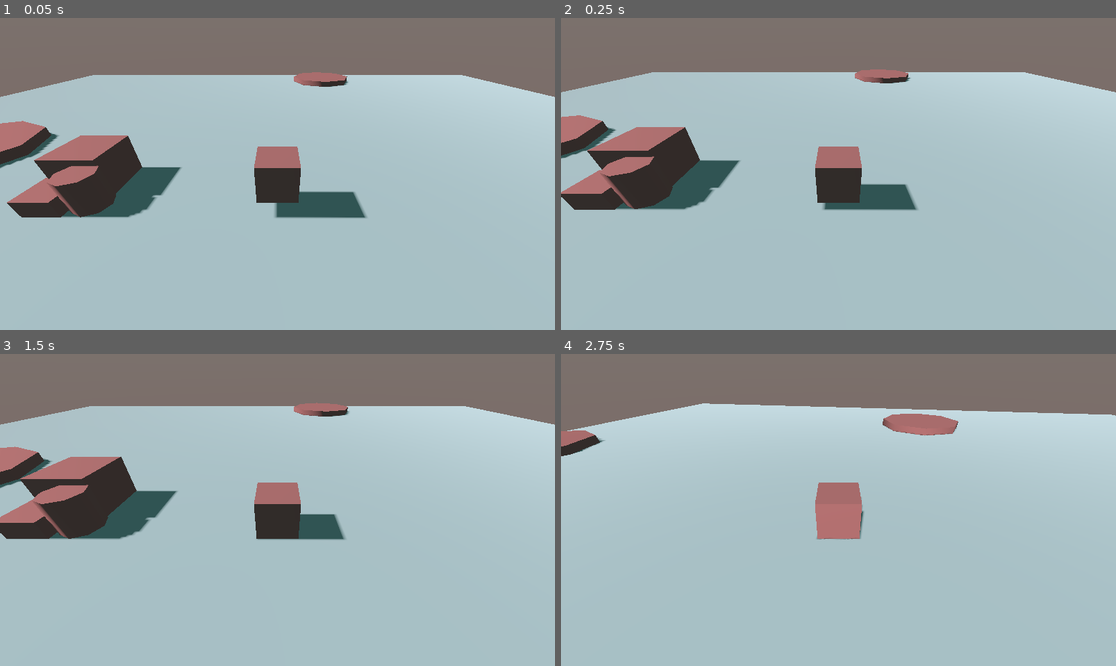
Above: before the commit, frames 1-4 (two rows, left to right).
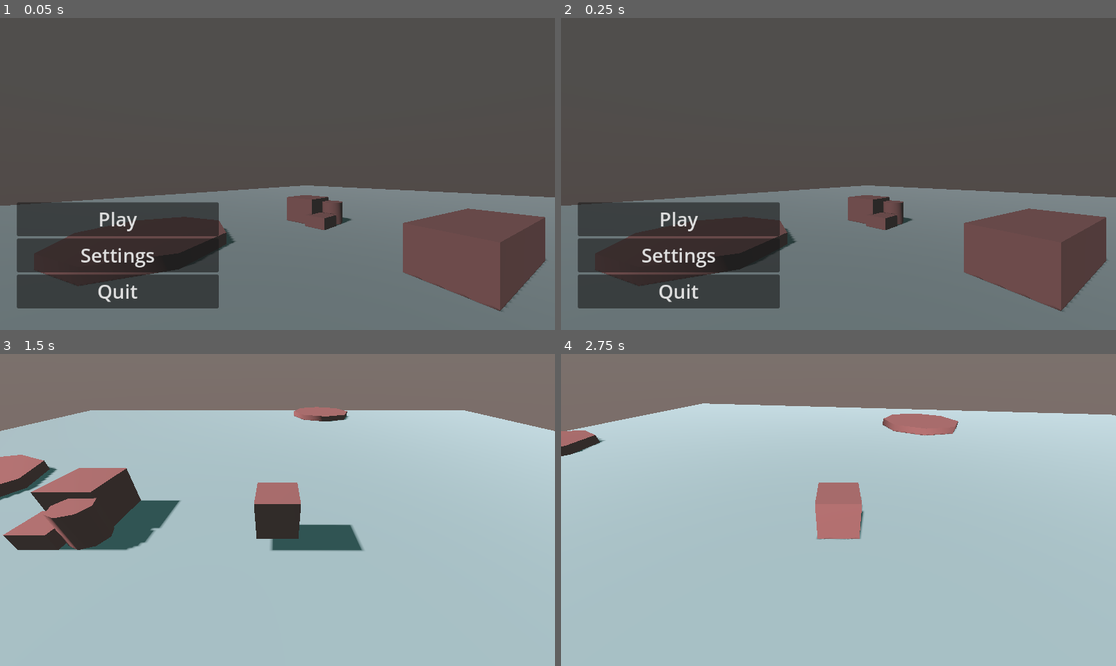
Above: after the commit, the same moments.

Repository: johnthadeouz/sea-mailman
Game: Godot game, scene res://Scenes/Screens/MainMenu.tscn
Two runs of this game, one before a commit and one after it. Both use one fixed random seed, a clock stepped at 60 frames per second and the inputs below. Before the commit the project starts from res://ingame.tscn.
Inputs (mouse positions are in pixels of both pictures, inside the frame that each line leads up to):
- Up to frame 1 (0.05 s): no input
- Up to frame 2 (0.25 s): no input
- Up to frame 3 (1.5 s): click (116, 591) at 0.5 s, where only the run after the commit has a clickable "Settings"; click (116, 556) at 1.25 s, where only the run after the commit has a clickable "Play"
- Up to frame 4 (2.75 s): tap Enter at 2 s; hold D (turn-right) from 2.03 s (still down); hold W (move-front) from 2.03 s (still down)

The runs differ from the first frame. In frame 1, 99% of the frame differs, in the area x 0-100%, y 0-100%; in frame 2, 100%; in frame 3, 7.9%; in frame 4, nothing differs.

Commit message:
MainMenu, Better structure
Added the main menu only the play button works for now, also i added some folders to have a better structure

Diff:
--- /dev/null
+++ b/Assets/placeholder.tres
@@ -0,0 +1,8 @@
+[gd_resource type="FontFile" format=3 uid="uid://b0l0qaefl18ju"]
+
+[resource]
+cache/0/16/0/ascent = 0.0
+cache/0/16/0/descent = 0.0
+cache/0/16/0/underline_position = 0.0
+cache/0/16/0/underline_thickness = 0.0
+cache/0/16/0/scale = 1.0
--- /dev/null
+++ b/Scenes/Screens/MainMenu.tscn
@@ -0,0 +1,112 @@
+[gd_scene load_steps=10 format=3 uid="uid://c56x8a6fojmrx"]
+
+[ext_resource type="Script" uid="uid://c63cl75dx3xx7" path="res://Scripts/main_menu.gd" id="1_60bxw"]
+
+[sub_resource type="StandardMaterial3D" id="StandardMaterial3D_u1gpl"]
+albedo_color = Color(0.568166, 0.972479, 0.99803, 1)
+
+[sub_resource type="PlaneMesh" id="PlaneMesh_7u1fx"]
+material = SubResource("StandardMaterial3D_u1gpl")
+
+[sub_resource type="Gradient" id="Gradient_a1jv6"]
+colors = PackedColorArray(1, 0.645806, 0.615196, 1, 0.957458, 0.930351, 0.894251, 1)
+
+[sub_resource type="GradientTexture2D" id="GradientTexture2D_0bpjf"]
+gradient = SubResource("Gradient_a1jv6")
+fill_from = Vector2(0, 1)
+fill_to = Vector2(0, 0.395604)
+
+[sub_resource type="PanoramaSkyMaterial" id="PanoramaSkyMaterial_f35bi"]
+panorama = SubResource("GradientTexture2D_0bpjf")
+
+[sub_resource type="Sky" id="Sky_p0uuu"]
+sky_material = SubResource("PanoramaSkyMaterial_f35bi")
+
+[sub_resource type="Environment" id="Environment_441x2"]
+background_mode = 2
+background_energy_multiplier = 0.5
+sky = SubResource("Sky_p0uuu")
+
+[sub_resource type="BoxMesh" id="BoxMesh_ckq4q"]
+
+[node name="MainMenu" type="Node3D"]
+script = ExtResource("1_60bxw")
+
+[node name="Env" type="Node3D" parent="."]
+
+[node name="MeshInstance3D" type="MeshInstance3D" parent="Env"]
+transform = Transform3D(20, 0, 0, 0, 20, 0, 0, 0, 20, 0, 0, 0)
+mesh = SubResource("PlaneMesh_7u1fx")
+skeleton = NodePath("../..")
+
+[node name="IslandB" type="CSGCylinder3D" parent="Env"]
+transform = Transform3D(5, 0, 0, 0, 1, 0, 0, 0, 5, -12.0414, -0.603179, -2.71263)
+
+[node name="CSGBox3D" type="CSGBox3D" parent="Env"]
+transform = Transform3D(1, 0, 0, 0, 1, 0, 0, 0, 1, -6, 0, 0)
+
+[node name="CSGBox3D2" type="CSGBox3D" parent="Env"]
+transform = Transform3D(1.5, 0, 0, 0, 1.5, 0, 0, 0, 1.5, -5.46036, 0.425343, -1.0914)
+
+[node name="CSGCylinder3D2" type="CSGCylinder3D" parent="Env"]
+transform = Transform3D(1, 0, 0, 0, 1, 0, 0, 0, 1, -5, 0, 0)
+
+[node name="WorldEnvironment" type="WorldEnvironment" parent="Env"]
+environment = SubResource("Environment_441x2")
+
+[node name="DirectionalLight3D" type="DirectionalLight3D" parent="Env"]
+transform = Transform3D(-0.00372108, 0.613569, -0.789632, 0.00289136, 0.789641, 0.613562, 0.999989, 3.02683e-09, -0.00471237, -9.68634, 6, -0.157907)
+light_color = Color(1, 0.541176, 0.556863, 1)
+shadow_enabled = true
+
+[node name="MeshInstance3D2" type="MeshInstance3D" parent="Env"]
+transform = Transform3D(3.87212, 0, -0.419399, 0, 2.10606, 0, 1.04891, 0, 1.54823, -6.63147, 0.122441, 5.06548)
+mesh = SubResource("BoxMesh_ckq4q")
+
+[node name="Camera3D" type="Camera3D" parent="."]
+transform = Transform3D(0.699252, 0, -0.714876, 0, 1, 0, 0.714876, 0, 0.699252, -13.9277, 2.34701, 5.02283)
+
+[node name="Menu" type="CanvasLayer" parent="."]
+
+[node name="ColorRect" type="ColorRect" parent="Menu"]
+anchors_preset = 15
+anchor_right = 1.0
+anchor_bottom = 1.0
+grow_horizontal = 2
+grow_vertical = 2
+color = Color(0.145098, 0.145098, 0.145098, 0.494118)
+
+[node name="VBoxContainer" type="VBoxContainer" parent="Menu"]
+anchors_preset = -1
+anchor_top = 0.591
+anchor_right = 0.364
+anchor_bottom = 1.0
+offset_left = 35.0
+offset_right = 35.0
+grow_horizontal = 2
+grow_vertical = 0
+theme_override_constants/separation = 5
+
+[node name="Play" type="Button" parent="Menu/VBoxContainer"]
+custom_minimum_size = Vector2(100, 70)
+layout_mode = 2
+theme_override_font_sizes/font_size = 40
+text = "Play"
+
+[node name="Settings" type="Button" parent="Menu/VBoxContainer"]
+custom_minimum_size = Vector2(150, 70)
+layout_mode = 2
+theme_override_font_sizes/font_size = 40
+text = "Settings
+"
+
+[node name="Quit" type="Button" parent="Menu/VBoxContainer"]
+custom_minimum_size = Vector2(150, 70)
+layout_mode = 2
+theme_override_font_sizes/font_size = 40
+text = "Quit
+"
+
+[connection signal="pressed" from="Menu/VBoxContainer/Play" to="." method="_on_play_pressed"]
+[connection signal="pressed" from="Menu/VBoxContainer/Settings" to="." method="_on_settings_pressed"]
+[connection signal="pressed" from="Menu/VBoxContainer/Quit" to="." method="_on_quit_pressed"]
--- a/ingame.tscn
+++ b/Scenes/ingame.tscn
@@ -1,12 +1,12 @@
 [gd_scene load_steps=10 format=3 uid="uid://crjmnfjjo4j16"]
 
-[ext_resource type="PackedScene" uid="uid://dyjawbxftc6wx" path="res://ship.tscn" id="1_0bpjf"]
+[ext_resource type="PackedScene" uid="uid://dyjawbxftc6wx" path="res://Scenes/ship.tscn" id="1_oybcm"]
 
-[sub_resource type="StandardMaterial3D" id="StandardMaterial3D_u1gpl"]
+[sub_resource type="StandardMaterial3D" id="StandardMaterial3D_0bpjf"]
 albedo_color = Color(0.568166, 0.972479, 0.99803, 1)
 
 [sub_resource type="PlaneMesh" id="PlaneMesh_0bpjf"]
-material = SubResource("StandardMaterial3D_u1gpl")
+material = SubResource("StandardMaterial3D_0bpjf")
 
 [sub_resource type="ConcavePolygonShape3D" id="ConcavePolygonShape3D_0bpjf"]
 data = PackedVector3Array(1, 0, 1, -1, 0, 1, 1, 0, -1, -1, 0, 1, -1, 0, -1, 1, 0, -1)
@@ -32,7 +32,7 @@
 
 [node name="Node3D" type="Node3D"]
 
-[node name="Ship" parent="." instance=ExtResource("1_0bpjf")]
+[node name="Ship" parent="." instance=ExtResource("1_oybcm")]
 transform = Transform3D(1, 0, 0, 0, 1, 0, 0, 0, 1, 0, 1, 0)
 
 [node name="Sea" type="StaticBody3D" parent="."]
--- a/ship.tscn
+++ b/Scenes/ship.tscn
@@ -1,6 +1,6 @@
 [gd_scene load_steps=3 format=3 uid="uid://dyjawbxftc6wx"]
 
-[ext_resource type="Script" uid="uid://bn0dh3es2srdu" path="res://ship.gd" id="1_l3rv8"]
+[ext_resource type="Script" uid="uid://bn0dh3es2srdu" path="res://Scripts/ship.gd" id="1_l3rv8"]
 
 [sub_resource type="BoxShape3D" id="BoxShape3D_u1gpl"]
 
--- /dev/null
+++ b/Scripts/main_menu.gd
@@ -0,0 +1,17 @@
+extends Node3D
+
+func _ready() -> void:
+	pass # Replace with function body.
+
+
+
+func _on_play_pressed() -> void:
+	get_tree().change_scene_to_file("res://Scenes/ingame.tscn")
+
+
+func _on_settings_pressed() -> void:
+	pass # Replace with function body.
+
+
+func _on_quit_pressed() -> void:
+	pass # Replace with function body.
--- a/project.godot
+++ b/project.godot
@@ -11,7 +11,7 @@
 [application]
 
 config/name="Sea Mailman"
-run/main_scene="uid://crjmnfjjo4j16"
+run/main_scene="uid://c56x8a6fojmrx"
 config/features=PackedStringArray("4.4", "GL Compatibility")
 config/icon="res://icon.svg"
 
Not shown: 1 places in Scenes/ingame.tscn that only renumber resources
Not shown, added: Scripts/main_menu.gd.uid
Renamed: ship.gd -> Scripts/ship.gd
Renamed: ship.gd.uid -> Scripts/ship.gd.uid
